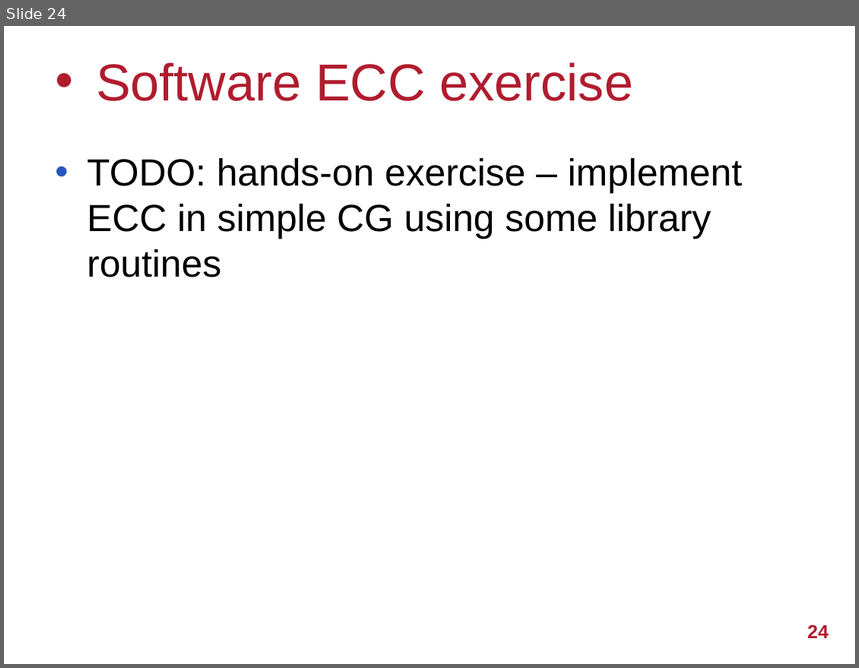
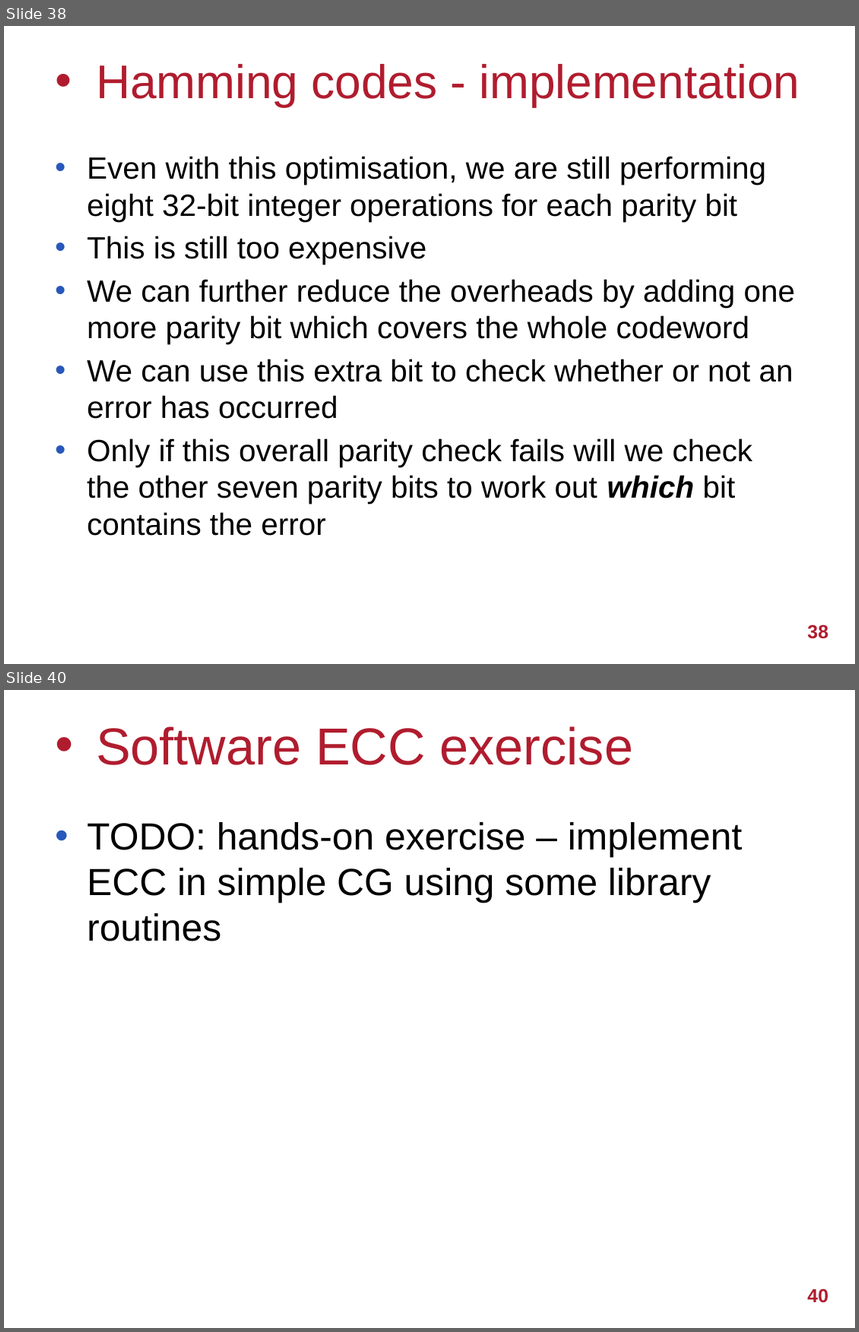
Before and after one commit to UoB-HPC/abft-training, a slide deck: abft-training.pptx. Shown one above the other, each under a label of ours: slide 24 before the commit, slides 38 and 40 after it; the slides between them are not shown. The pictures are 859x668 and 859x1332 pixels, drawn with LibreOffice and Linux fonts; fonts in the diff are those of the drawing; background and template pictures are left out. Boxes give left, top, right and bottom in pixels: in the first picture for what was removed or moved away, otherwise in the second. Text is boxed around its words. In the diff, an @@ line names an element or a change of style, - is before the commit and + after.

Commit message:
Add slides describing hamming codes and 7/8-bit SEC schemes

```diff
--- a/abft-training.pptx
+++ b/abft-training.pptx
@@ slide 38 added at [4, 26, 855, 664], background #FFFFFF @@
@@ title added at [96, 64, 800, 107], 40 pt, text #B01C2E @@
+• Hamming codes - implementation
@@ text added at [87, 156, 795, 536], 26 pt, text #000000 @@
+• Even with this optimisation, we are still performing eight 32-bit integer operations for each parity bit
+• This is still too expensive
+• We can further reduce the overheads by adding one more parity bit which covers the whole codeword
+• We can use this extra bit to check whether or not an error has occurred
+• Only if this overall parity check fails will we check the other seven parity bits to work out which bit contains the error
@@ page number added at [807, 625, 829, 639], 16 pt, text #B01C2E, bold @@
+38
@@ what was slide 24 is now slide 40 @@
@@ page number at [807, 1289, 829, 1303]: text changed @@
-24
+40
```
Also in this commit, not shown: 6 slides changed, 16 other slides added, 1 slide removed.
